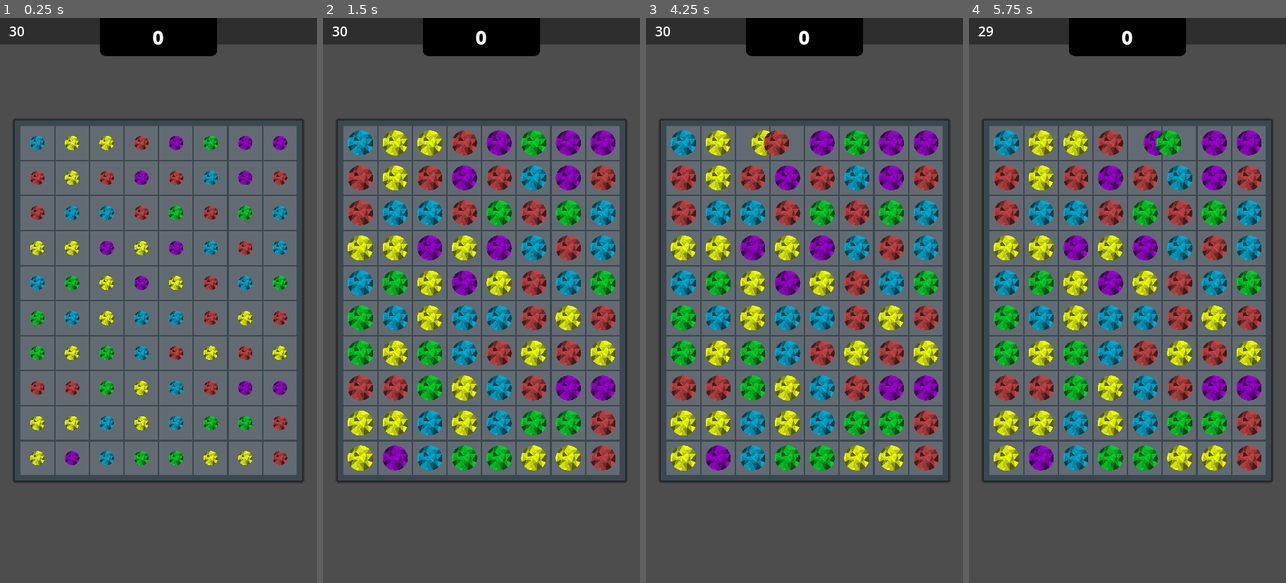
Above: before the commit, frames 1-4 (left to right).
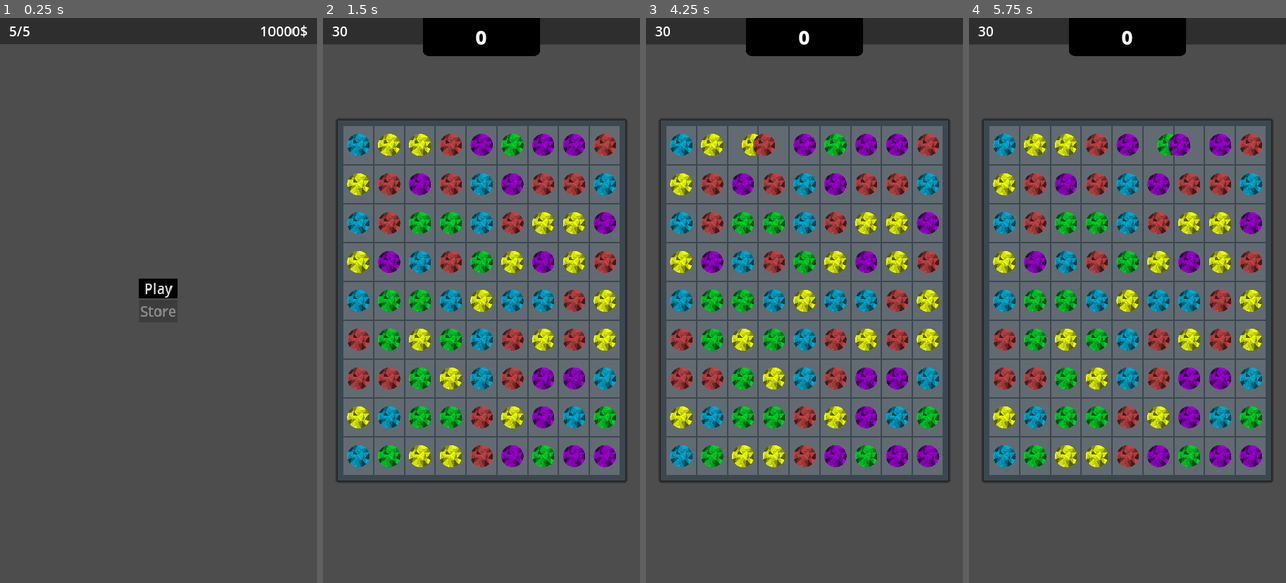
Above: after the commit, the same moments.

Repository: kuma-gee/holo-crush
Game: Godot game, scene res://src/start.tscn
The game is run twice, just before and just after one commit, with the same random seed, the same clock (stepped at 60 frames per second) and the same inputs. Before the commit the project starts from res://src/game.tscn. The engine's default icon, where the game draws it, is replaced by a stand-in: a white triangle on a blue panel in a dark square.
Inputs (mouse positions are in pixels of both pictures, inside the frame that each line leads up to):
- Up to frame 1 (0.25 s): no input
- Up to frame 2 (1.5 s): click (481, 289) at 0.5 s, where only the run after the commit has a clickable "Play"; tap Enter at 1.25 s; drag from (361, 142) to (513, 176) at 1.27 s
- Up to frame 3 (4.25 s): drag from (718, 142) to (788, 413) at 2.02 s; move the mouse to (753, 142) at 2.77 s; tap Alt at 2.85 s; click (753, 142) at 2.92 s; tap Space at 3.5 s; drag from (788, 142) to (709, 215) at 3.52 s
- Up to frame 4 (5.75 s): drag from (1146, 142) to (1143, 300) at 4.27 s; drag from (1178, 142) to (1079, 159) at 5.02 s

The runs differ from the first frame. In frame 1, 53% of the frame differs, in the area x 2-97%, y 0-83%; in frame 2, 36%; in frame 3, 36%; in frame 4, 36%.

Commit message:
add start menu

Diff:
--- a/godot/project.godot
+++ b/godot/project.godot
@@ -11,7 +11,7 @@
 [application]
 
 config/name="holo-crush"
-run/main_scene="res://src/game.tscn"
+run/main_scene="res://src/start.tscn"
 config/features=PackedStringArray("4.1")
 boot_splash/bg_color=Color(0.101961, 0.101961, 0.101961, 1)
 config/icon="res://icon.svg"
--- a/godot/src/game.tscn
+++ b/godot/src/game.tscn
@@ -6,6 +6,7 @@
 [ext_resource type="Script" path="res://src/grid/grid_ui.gd" id="2_gsofw"]
 [ext_resource type="LabelSettings" uid="uid://vvr077uf4r3l" path="res://src/menu/title_label.tres" id="3_iqyq2"]
 [ext_resource type="Script" path="res://src/grid/match_grid.gd" id="4_egjxx"]
+[ext_resource type="AudioStream" uid="uid://8tfecoe8jxnl" path="res://assets/sound/Non-Fiction_Inst_hololive_202308052356.mp3" id="7_g8nju"]
 
 [sub_resource type="StyleBoxFlat" id="StyleBoxFlat_3lwum"]
 bg_color = Color(0, 0, 0, 1)
@@ -25,45 +26,48 @@
 grow_vertical = 2
 theme = ExtResource("1_f8tal")
 script = ExtResource("1_vav6y")
-input_blocker = NodePath("CenterContainer/AspectRatioContainer/MarginContainer/MarginContainer2/InputBlocker")
-grid = NodePath("CenterContainer/AspectRatioContainer/MarginContainer/MarginContainer2/Grid")
-turns_label = NodePath("PanelContainer/MarginContainer/HBoxContainer/Label2")
+input_blocker = NodePath("Main/AspectRatioContainer/MarginContainer/MarginContainer2/InputBlocker")
+grid = NodePath("Main/AspectRatioContainer/MarginContainer/MarginContainer2/Grid")
+turns_label = NodePath("Top/MarginContainer/HBoxContainer/Label2")
 gameover = NodePath("GameOver")
 end_score = NodePath("GameOver/PanelContainer/MarginContainer/VBoxContainer/EndScore")
-score_label = NodePath("MarginContainer/PanelContainer/MarginContainer/Label")
+score_label = NodePath("Score/PanelContainer/MarginContainer/Label")
 
-[node name="PanelContainer" type="PanelContainer" parent="."]
+[node name="Data" type="Node" parent="."]
+script = ExtResource("4_egjxx")
+
+[node name="Top" type="PanelContainer" parent="."]
 layout_mode = 1
 anchors_preset = 10
 anchor_right = 1.0
 offset_bottom = 90.0
 grow_horizontal = 2
 
-[node name="MarginContainer" type="MarginContainer" parent="PanelContainer"]
+[node name="MarginContainer" type="MarginContainer" parent="Top"]
 layout_mode = 2
 theme_override_constants/margin_left = 30
 theme_override_constants/margin_top = 10
 theme_override_constants/margin_right = 30
 theme_override_constants/margin_bottom = 10
 
-[node name="HBoxContainer" type="HBoxContainer" parent="PanelContainer/MarginContainer"]
+[node name="HBoxContainer" type="HBoxContainer" parent="Top/MarginContainer"]
 layout_mode = 2
 size_flags_vertical = 0
 
-[node name="Label2" type="Label" parent="PanelContainer/MarginContainer/HBoxContainer"]
+[node name="Label2" type="Label" parent="Top/MarginContainer/HBoxContainer"]
 layout_mode = 2
 size_flags_vertical = 0
 text = "Turns"
 
-[node name="Control" type="Control" parent="PanelContainer/MarginContainer/HBoxContainer"]
+[node name="Control" type="Control" parent="Top/MarginContainer/HBoxContainer"]
 layout_mode = 2
 size_flags_horizontal = 3
 
-[node name="Label3" type="Label" parent="PanelContainer/MarginContainer/HBoxContainer"]
+[node name="Label3" type="Label" parent="Top/MarginContainer/HBoxContainer"]
 layout_mode = 2
 size_flags_vertical = 0
 
-[node name="MarginContainer" type="MarginContainer" parent="."]
+[node name="Score" type="MarginContainer" parent="."]
 layout_mode = 1
 anchors_preset = 5
 anchor_left = 0.5
@@ -74,27 +78,27 @@
 grow_horizontal = 2
 size_flags_horizontal = 3
 
-[node name="PanelContainer" type="PanelContainer" parent="MarginContainer"]
+[node name="PanelContainer" type="PanelContainer" parent="Score"]
 custom_minimum_size = Vector2(400, 0)
 layout_mode = 2
 size_flags_horizontal = 4
 theme_override_styles/panel = SubResource("StyleBoxFlat_3lwum")
 
-[node name="MarginContainer" type="MarginContainer" parent="MarginContainer/PanelContainer"]
+[node name="MarginContainer" type="MarginContainer" parent="Score/PanelContainer"]
 layout_mode = 2
 theme_override_constants/margin_left = 50
 theme_override_constants/margin_top = 20
 theme_override_constants/margin_right = 50
 theme_override_constants/margin_bottom = 20
 
-[node name="Label" type="Label" parent="MarginContainer/PanelContainer/MarginContainer"]
+[node name="Label" type="Label" parent="Score/PanelContainer/MarginContainer"]
 layout_mode = 2
 size_flags_horizontal = 3
 text = "Score"
 label_settings = ExtResource("3_iqyq2")
 horizontal_alignment = 1
 
-[node name="CenterContainer" type="MarginContainer" parent="."]
+[node name="Main" type="MarginContainer" parent="."]
 layout_mode = 1
 anchors_preset = 15
 anchor_right = 1.0
@@ -106,38 +110,33 @@
 theme_override_constants/margin_right = 50
 theme_override_constants/margin_bottom = 0
 
-[node name="AspectRatioContainer" type="AspectRatioContainer" parent="CenterContainer"]
+[node name="AspectRatioContainer" type="AspectRatioContainer" parent="Main"]
 layout_mode = 2
 size_flags_vertical = 3
 ratio = 0.8
 
-[node name="MarginContainer" type="PanelContainer" parent="CenterContainer/AspectRatioContainer"]
+[node name="MarginContainer" type="PanelContainer" parent="Main/AspectRatioContainer"]
 layout_mode = 2
 theme_override_styles/panel = SubResource("StyleBoxFlat_ymwg1")
 
-[node name="MarginContainer2" type="MarginContainer" parent="CenterContainer/AspectRatioContainer/MarginContainer"]
+[node name="MarginContainer2" type="MarginContainer" parent="Main/AspectRatioContainer/MarginContainer"]
 layout_mode = 2
 theme_override_constants/margin_left = 20
 theme_override_constants/margin_top = 20
 theme_override_constants/margin_right = 20
 theme_override_constants/margin_bottom = 20
 
-[node name="Data" type="Node" parent="CenterContainer/AspectRatioContainer/MarginContainer/MarginContainer2"]
-script = ExtResource("4_egjxx")
-width = 8
-height = 10
-
-[node name="Grid" type="GridContainer" parent="CenterContainer/AspectRatioContainer/MarginContainer/MarginContainer2" node_paths=PackedStringArray("data", "pieces_root")]
+[node name="Grid" type="GridContainer" parent="Main/AspectRatioContainer/MarginContainer/MarginContainer2" node_paths=PackedStringArray("data", "pieces_root")]
 layout_mode = 2
 theme_override_constants/h_separation = 5
 theme_override_constants/v_separation = 5
 script = ExtResource("2_gsofw")
 slot_scene = ExtResource("2_4abeq")
-data = NodePath("../Data")
+data = NodePath("../../../../../Data")
 pieces = Array[int]([0, 1, 2, 3, 4])
 pieces_root = NodePath("../../../../../Field")
 
-[node name="InputBlocker" type="Control" parent="CenterContainer/AspectRatioContainer/MarginContainer/MarginContainer2"]
+[node name="InputBlocker" type="Control" parent="Main/AspectRatioContainer/MarginContainer/MarginContainer2"]
 layout_mode = 2
 
 [node name="Field" type="Node2D" parent="."]
@@ -177,8 +176,13 @@
 layout_mode = 2
 text = "Restart"
 
-[connection signal="processing" from="CenterContainer/AspectRatioContainer/MarginContainer/MarginContainer2/Grid" to="." method="_on_grid_processing"]
-[connection signal="processing_finished" from="CenterContainer/AspectRatioContainer/MarginContainer/MarginContainer2/Grid" to="." method="_on_grid_processing_finished"]
-[connection signal="scored" from="CenterContainer/AspectRatioContainer/MarginContainer/MarginContainer2/Grid" to="." method="_on_grid_scored"]
-[connection signal="turn_used" from="CenterContainer/AspectRatioContainer/MarginContainer/MarginContainer2/Grid" to="." method="_on_grid_turn_used"]
+[node name="AudioStreamPlayer" type="AudioStreamPlayer" parent="."]
+stream = ExtResource("7_g8nju")
+volume_db = -30.0
+autoplay = true
+
+[connection signal="processing" from="Main/AspectRatioContainer/MarginContainer/MarginContainer2/Grid" to="." method="_on_grid_processing"]
+[connection signal="processing_finished" from="Main/AspectRatioContainer/MarginContainer/MarginContainer2/Grid" to="." method="_on_grid_processing_finished"]
+[connection signal="scored" from="Main/AspectRatioContainer/MarginContainer/MarginContainer2/Grid" to="." method="_on_grid_scored"]
+[connection signal="turn_used" from="Main/AspectRatioContainer/MarginContainer/MarginContainer2/Grid" to="." method="_on_grid_turn_used"]
 [connection signal="pressed" from="GameOver/PanelContainer/MarginContainer/VBoxContainer/Restart" to="." method="_on_restart_pressed"]
--- a/godot/src/piece/basic_blue.tscn
+++ b/godot/src/piece/basic_blue.tscn
@@ -29,6 +29,7 @@
 offset_top = -80.0
 offset_right = 80.0
 offset_bottom = 80.0
+mouse_filter = 2
 
 [node name="Sprite2D" parent="." index="1"]
 modulate = Color(0, 0.662745, 0.811765, 1)
--- /dev/null
+++ b/godot/src/start.gd
@@ -0,0 +1,6 @@
+extends Control
+
+@export var game: PackedScene
+
+func _on_play_pressed():
+	get_tree().change_scene_to_packed(game)
--- /dev/null
+++ b/godot/src/start.tscn
@@ -0,0 +1,70 @@
+[gd_scene load_steps=5 format=3 uid="uid://qdwfqb2qwrxb"]
+
+[ext_resource type="Theme" uid="uid://cvvavdkxk7llv" path="res://theme/theme.tres" id="1_rg8bf"]
+[ext_resource type="Script" path="res://src/start.gd" id="2_af8bd"]
+[ext_resource type="PackedScene" uid="uid://di8g8e6s34cik" path="res://src/game.tscn" id="3_ljf05"]
+[ext_resource type="AudioStream" uid="uid://cfwc8qonkflxm" path="res://assets/sound/astro_Inst_hololive_202308052333.mp3" id="4_lb12p"]
+
+[node name="Start" type="Control"]
+layout_mode = 3
+anchors_preset = 15
+anchor_right = 1.0
+anchor_bottom = 1.0
+grow_horizontal = 2
+grow_vertical = 2
+theme = ExtResource("1_rg8bf")
+script = ExtResource("2_af8bd")
+game = ExtResource("3_ljf05")
+
+[node name="PanelContainer" type="PanelContainer" parent="."]
+layout_mode = 1
+anchors_preset = 10
+anchor_right = 1.0
+offset_bottom = 70.0
+grow_horizontal = 2
+
+[node name="Top" type="MarginContainer" parent="PanelContainer"]
+layout_mode = 2
+theme_override_constants/margin_left = 30
+theme_override_constants/margin_top = 10
+theme_override_constants/margin_right = 30
+theme_override_constants/margin_bottom = 10
+
+[node name="HP" type="Label" parent="PanelContainer/Top"]
+layout_mode = 2
+size_flags_horizontal = 0
+size_flags_vertical = 0
+text = "5/5"
+
+[node name="Points" type="Label" parent="PanelContainer/Top"]
+layout_mode = 2
+size_flags_horizontal = 8
+text = "10000$"
+horizontal_alignment = 1
+
+[node name="AudioStreamPlayer" type="AudioStreamPlayer" parent="."]
+stream = ExtResource("4_lb12p")
+volume_db = -15.0
+autoplay = true
+
+[node name="CenterContainer" type="CenterContainer" parent="."]
+layout_mode = 1
+anchors_preset = 15
+anchor_right = 1.0
+anchor_bottom = 1.0
+grow_horizontal = 2
+grow_vertical = 2
+
+[node name="VBoxContainer" type="VBoxContainer" parent="CenterContainer"]
+layout_mode = 2
+
+[node name="Play" type="Button" parent="CenterContainer/VBoxContainer"]
+layout_mode = 2
+text = "Play"
+
+[node name="Store" type="Button" parent="CenterContainer/VBoxContainer"]
+layout_mode = 2
+disabled = true
+text = "Store"
+
+[connection signal="pressed" from="CenterContainer/VBoxContainer/Play" to="." method="_on_play_pressed"]
Not shown, added: godot/assets/sound/Non-Fiction_Inst_hololive_202308052356.mp3.import
Not shown, added: godot/assets/sound/astro_Inst_hololive_202308052333.mp3.import
Not shown: 1 places in godot/src/game.tscn that only renumber resources
Not shown, added: godot/assets/sound/Non-Fiction_Inst_hololive_202308052356.mp3
Not shown, added: godot/assets/sound/astro_Inst_hololive_202308052333.mp3
Not shown, changed: package.json
